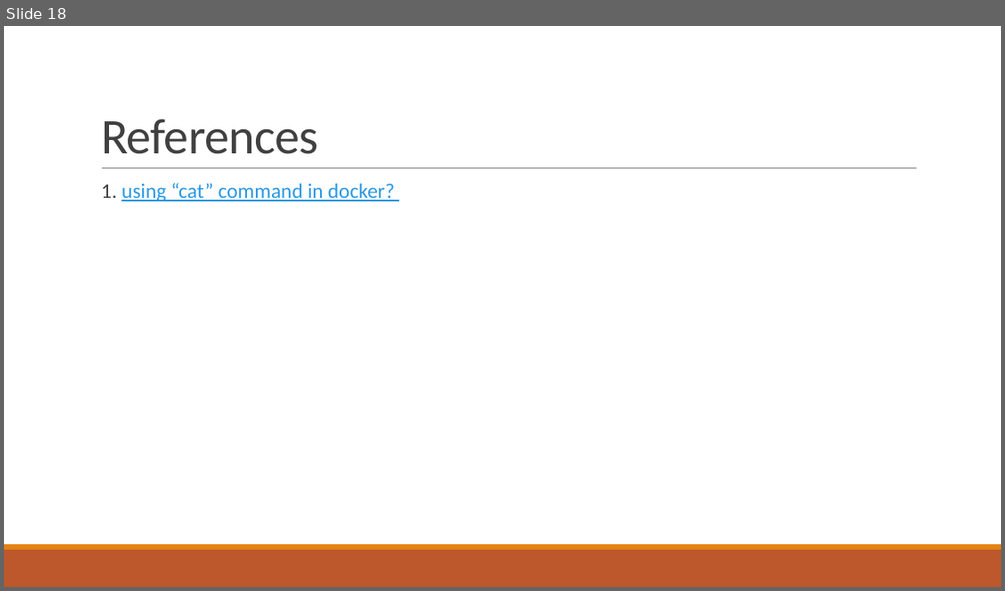
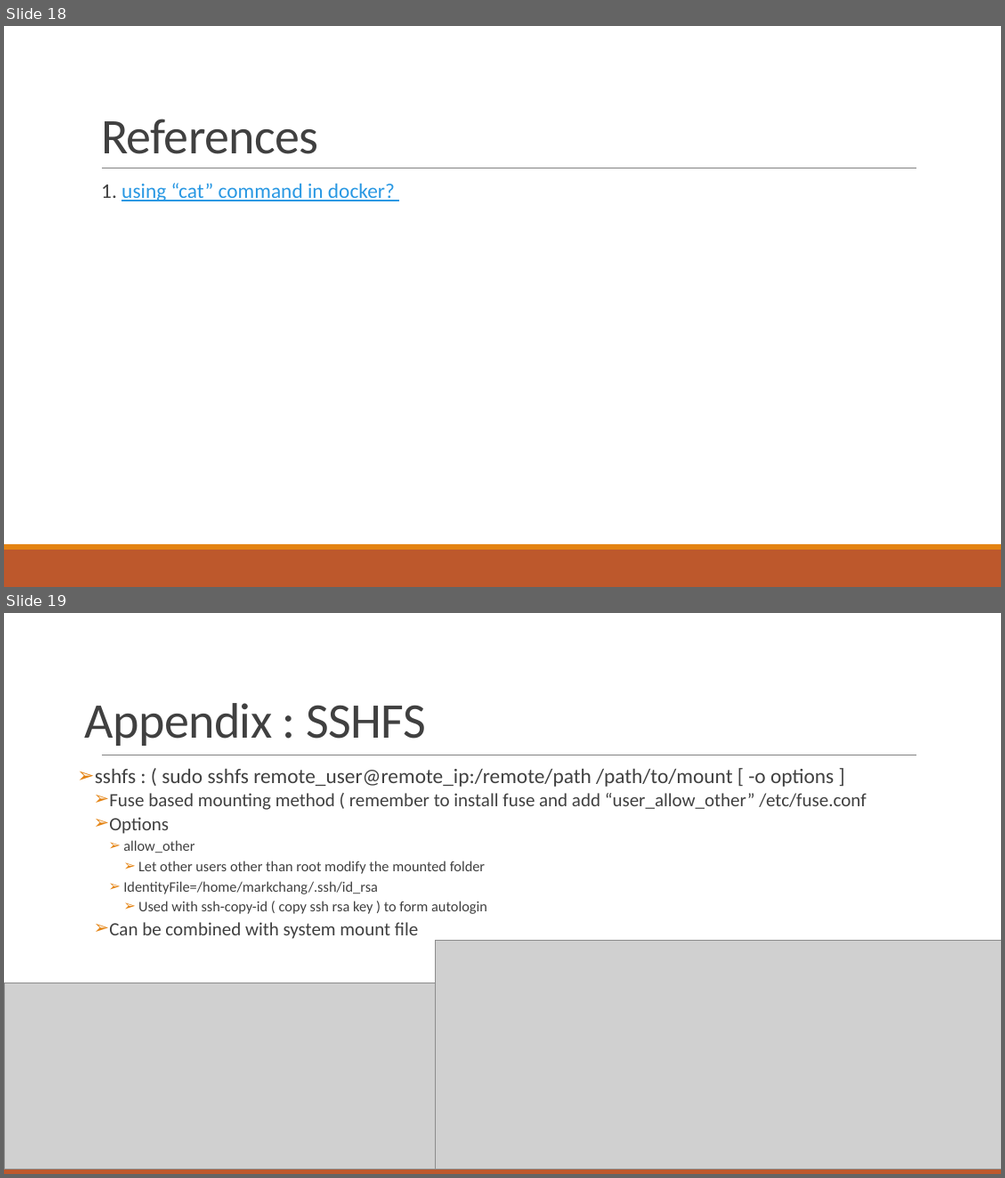
Before and after one commit to YumingChang02/arch_summer_2019, a slide deck: Introduction to docker.pptx. Shown one above the other, each under a label of ours: slide 18 before the commit, slides 18 and 19 after it. The pictures are 1005x591 and 1005x1178 pixels, drawn with LibreOffice and Linux fonts; fonts in the diff are those of the drawing; grey boxes stand for pictures. Boxes give left, top, right and bottom in pixels: in the first picture for what was removed or moved away, otherwise in the second. Text is boxed around its words. In the diff, an @@ line names an element or a change of style, - is before the commit and + after.

```diff
--- a/Introduction to docker.pptx
+++ b/Introduction to docker.pptx
@@ slide 19 added at <box>4,613,1001,1174</box>, background #FFFFFF; not listed: 3 template elements that a slide beside it also shows @@
@@ title added at <box>85,703,426,746</box>, 48 pt, text #404040 @@
+Appendix : SSHFS
@@ text added at <box>95,769,866,939</box>, 14 pt, text #404040 @@
+➢ sshfs : ( sudo sshfs remote_user@remote_ip:/remote/path /path/to/mount [ -o options ]
+  ➢ Fuse based mounting method ( remember to install fuse and add “user_allow_other” /etc/fuse.conf
+  ➢ Options
+    ➢ allow_other
+      ➢ Let other users other than root modify the mounted folder
+    ➢ IdentityFile=/home/markchang/.ssh/id_rsa
+      ➢ Used with ssh-copy-id ( copy ssh rsa key ) to form autologin
+  ➢ Can be combined with system mount file
@@ picture added at <box>436,941,1001,1169</box> @@
@@ picture added at <box>4,982,436,1168</box> @@
```
Also in this commit, not shown: 1 other slide added, 2 slides removed, 2 other files.
